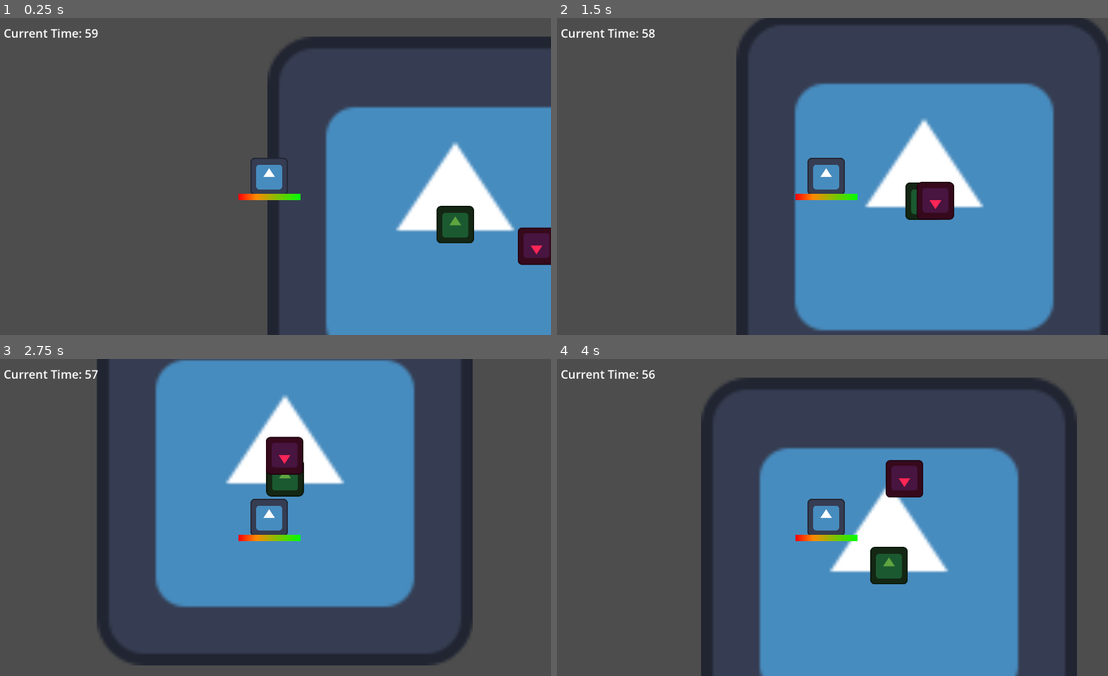
Above: before the commit, frames 1-4 (two rows, left to right).
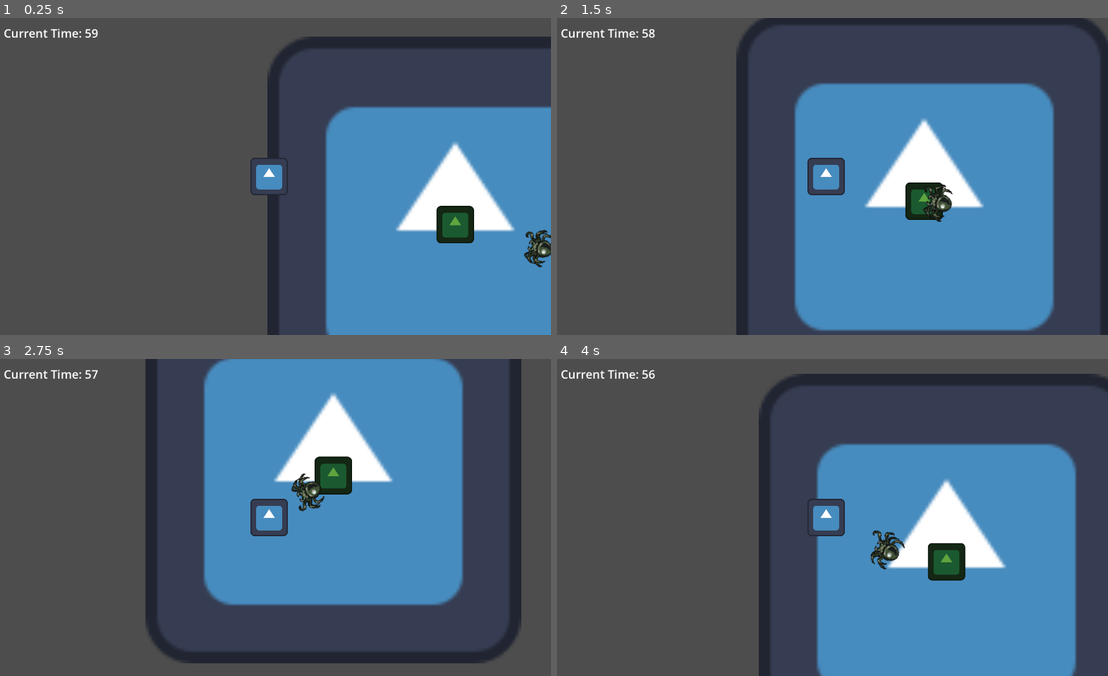
Above: after the commit, the same moments.

Repository: idrian2004/SaskGameJam
Game: Godot game, scene res://Levels/test_level.tscn
The game is run twice, just before and just after one commit, with the same random seed, the same clock (stepped at 60 frames per second) and the same inputs. The engine's default icon, where the game draws it, is replaced by a stand-in: a white triangle on a blue panel in a dark square.
Inputs:
- Up to frame 1 (0.25 s): no input
- Up to frame 2 (1.5 s): hold D (move_right) 0.53-1.28 s; hold S (move_down) from 1.28 s (still down)
- Up to frame 3 (2.75 s): release S (move_down) at 2.03 s; hold D (move_right) from 2.03 s (still down)
- Up to frame 4 (4 s): release D (move_right) at 2.78 s; hold W (move_up) 2.78-3.53 s; hold A (move_left) from 3.53 s (still down)

The runs differ from the first frame. In frame 1, 1.0% of the frame differs, in the area x 43-100%, y 55-79%; in frame 2, 1.0%; in frame 3, 30%, in the area x 17-95%, y 0-97%; in frame 4, 27%.

Commit message:
Added enemy resources & animation

Diff:
--- a/Sask Game Jam/Entities/enemy/enemy components/enemy_move.gd
+++ b/Sask Game Jam/Entities/enemy/enemy components/enemy_move.gd
@@ -1,10 +1,11 @@
 extends CharacterBody2D
 
 @export var speed = 200
-@export var backoff_range = 250 #the distance which the enemy begins to backoff.
+@export var backoff_range = 120 #the distance which the enemy begins to backoff.
 @export var attack_range = 20 #the distance which the enemy stays still and attacks. Added onto backoff_range
 
 @onready var global = get_node("/root/Global")
+@onready var _animation_player = $AnimationPlayer
 
 var player: Node2D = self
 var p_chase = false
@@ -16,10 +17,15 @@
 func _physics_process(delta):
 	velocity = position.direction_to(global.player.position) * speed
 
+	# go towards player
 	if position.distance_to(global.player.position) > backoff_range + attack_range:
+		_animation_player.play("walk")
 		move_and_slide()
-	elif position.distance_to(global.player.position) < backoff_range:
-		velocity = -velocity
-		move_and_slide()
+
+
+	# @TODO if near player (attack range), then attack
 	else:
-		pass
+		_animation_player.play("attack")
+
+	### Change direction of sprite based on mouse ###
+	look_at(global.player.position)
--- a/Sask Game Jam/Entities/enemy/enemy_base.tscn
+++ b/Sask Game Jam/Entities/enemy/enemy_base.tscn
@@ -1,19 +1,65 @@
-[gd_scene load_steps=4 format=3 uid="uid://8d05ffo6vcr7"]
+[gd_scene load_steps=7 format=3 uid="uid://8d05ffo6vcr7"]
 
-[ext_resource type="Texture2D" uid="uid://uc1up7h8m3g1" path="res://icon.svg" id="1_ha7ry"]
 [ext_resource type="Script" path="res://Entities/enemy/enemy components/enemy_move.gd" id="1_hevyo"]
+[ext_resource type="Texture2D" uid="uid://dkk1r0vrxqg1a" path="res://Entities/enemy/spider01.png" id="2_ey1bl"]
 
 [sub_resource type="RectangleShape2D" id="RectangleShape2D_8l6q1"]
 size = Vector2(126, 120)
 
+[sub_resource type="Animation" id="Animation_m4lyj"]
+resource_name = "attack"
+length = 0.5
+tracks/0/type = "value"
+tracks/0/imported = false
+tracks/0/enabled = true
+tracks/0/path = NodePath("Sprite2D:frame")
+tracks/0/interp = 1
+tracks/0/loop_wrap = true
+tracks/0/keys = {
+"times": PackedFloat32Array(0, 0.2, 0.4),
+"transitions": PackedFloat32Array(1, 1, 1),
+"update": 1,
+"values": [2, 3, 4]
+}
+
+[sub_resource type="Animation" id="Animation_shvm4"]
+resource_name = "walk"
+length = 0.5
+tracks/0/type = "value"
+tracks/0/imported = false
+tracks/0/enabled = true
+tracks/0/path = NodePath("Sprite2D:frame")
+tracks/0/interp = 1
+tracks/0/loop_wrap = true
+tracks/0/keys = {
+"times": PackedFloat32Array(0, 0.1, 0.2, 0.3, 0.4),
+"transitions": PackedFloat32Array(1, 1, 1, 1, 1),
+"update": 1,
+"values": [5, 6, 7, 8, 9]
+}
+
+[sub_resource type="AnimationLibrary" id="AnimationLibrary_nfdlu"]
+_data = {
+"attack": SubResource("Animation_m4lyj"),
+"walk": SubResource("Animation_shvm4")
+}
+
 [node name="Enemy_base" type="CharacterBody2D" groups=["enemy"]]
-collision_layer = 2
+collision_priority = 2.0
 script = ExtResource("1_hevyo")
 
 [node name="Sprite2D" type="Sprite2D" parent="."]
-modulate = Color(1, 0.14902, 0.337255, 1)
-texture = ExtResource("1_ha7ry")
-flip_v = true
+rotation = 1.5708
+scale = Vector2(3, 3)
+texture = ExtResource("2_ey1bl")
+hframes = 10
+vframes = 5
+frame = 3
 
 [node name="CollisionShape2D" type="CollisionShape2D" parent="."]
 shape = SubResource("RectangleShape2D_8l6q1")
+
+[node name="AnimationPlayer" type="AnimationPlayer" parent="."]
+libraries = {
+"": SubResource("AnimationLibrary_nfdlu")
+}
--- a/Sask Game Jam/Entities/player/player.tscn
+++ b/Sask Game Jam/Entities/player/player.tscn
@@ -1,10 +1,9 @@
-[gd_scene load_steps=8 format=3 uid="uid://dupqmjd8nnn8c"]
+[gd_scene load_steps=7 format=3 uid="uid://dupqmjd8nnn8c"]
 
 [ext_resource type="Script" path="res://Entities/player/player components/player_move.gd" id="1_wdfkr"]
 [ext_resource type="Texture2D" uid="uid://uc1up7h8m3g1" path="res://icon.svg" id="2_t4ska"]
 [ext_resource type="PackedScene" uid="uid://ccm324tn84bu" path="res://Entities/shared components/attack_hitbox.tscn" id="3_5icqw"]
 [ext_resource type="Script" path="res://Entities/player/Score Manager.gd" id="4_wslj7"]
-[ext_resource type="PackedScene" uid="uid://c7g8eo1u6myeg" path="res://Entities/shared components/health.tscn" id="5_cr83o"]
 
 [sub_resource type="RectangleShape2D" id="RectangleShape2D_yihr8"]
 size = Vector2(122, 120)
@@ -48,7 +47,3 @@
 fit_content = true
 scroll_active = false
 autowrap_mode = 0
-
-[node name="CanvasLayer" type="CanvasLayer" parent="."]
-
-[node name="Health" parent="CanvasLayer" instance=ExtResource("5_cr83o")]
--- a/Sask Game Jam/project.godot
+++ b/Sask Game Jam/project.godot
@@ -46,8 +46,3 @@
 "events": [Object(InputEventKey,"resource_local_to_scene":false,"resource_name":"","device":-1,"window_id":0,"alt_pressed":false,"shift_pressed":false,"ctrl_pressed":false,"meta_pressed":false,"pressed":false,"keycode":0,"physical_keycode":83,"key_label":0,"unicode":115,"echo":false,"script":null)
 ]
 }
-damage_player={
-"deadzone": 0.5,
-"events": [Object(InputEventKey,"resource_local_to_scene":false,"resource_name":"","device":-1,"window_id":0,"alt_pressed":false,"shift_pressed":false,"ctrl_pressed":false,"meta_pressed":false,"pressed":false,"keycode":0,"physical_keycode":86,"key_label":0,"unicode":118,"echo":false,"script":null)
-]
-}
Binary file added: Sask Game Jam/Entities/enemy/spider01.png
Not shown, added: Sask Game Jam/Entities/enemy/spider01.png.import
Binary file added: Sask Game Jam/Entities/enemy/spider02.png
Not shown, added: Sask Game Jam/Entities/enemy/spider02.png.import
Binary file added: Sask Game Jam/Entities/enemy/spider03.png
Not shown, added: Sask Game Jam/Entities/enemy/spider03.png.import
Binary file added: Sask Game Jam/Entities/enemy/spider04.png
Not shown, added: Sask Game Jam/Entities/enemy/spider04.png.import
Binary file added: Sask Game Jam/Entities/enemy/spider05.png
Not shown, added: Sask Game Jam/Entities/enemy/spider05.png.import
Binary file added: Sask Game Jam/Entities/enemy/spider06.png
Not shown, added: Sask Game Jam/Entities/enemy/spider06.png.import
(and 11 more such lines)
